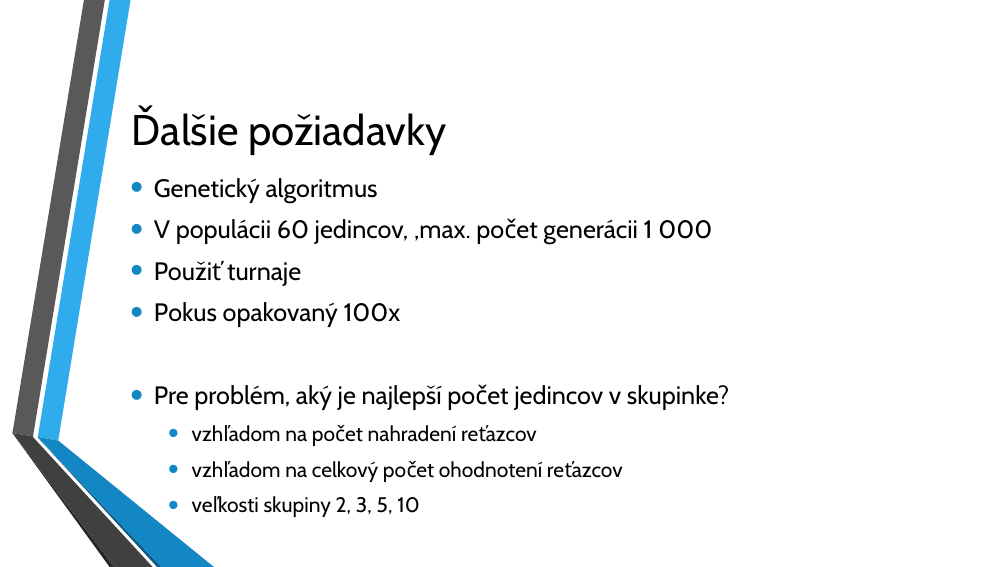
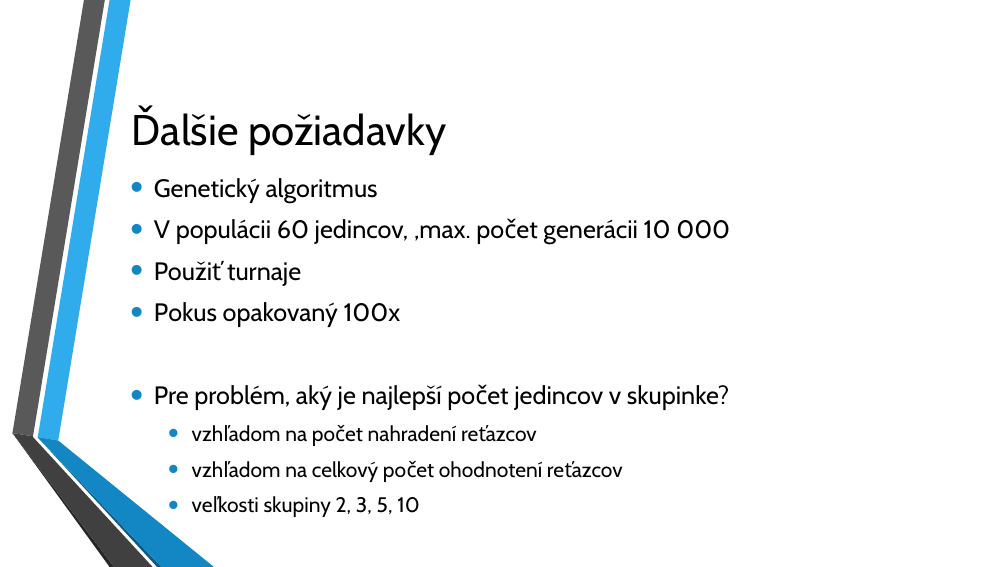
Before and after one commit to sekys/fiit-evo.turnaj, a slide deck: slide 4 of prezentacia.pptx. Drawn at 1008x567 pixels with LibreOffice and Linux fonts; fonts in the diff are those of the drawing; background and template pictures are left out. Boxes give left, top, right and bottom in pixels: in the first picture for what was removed or moved away, otherwise in the second. Text is boxed around its words. In the diff, an @@ line names an element or a change of style, - is before the commit and + after.

```diff
--- a/prezentacia.pptx
+++ b/prezentacia.pptx
@@ text at <box>154,219,730,244</box>: text changed @@
-• V populácii 60 jedincov, ,max. počet generácii 1 000
+• V populácii 60 jedincov, ,max. počet generácii 10 000
```
Also in this commit, not shown: 2 other slides changed, 5 slides added, 5 other files.
